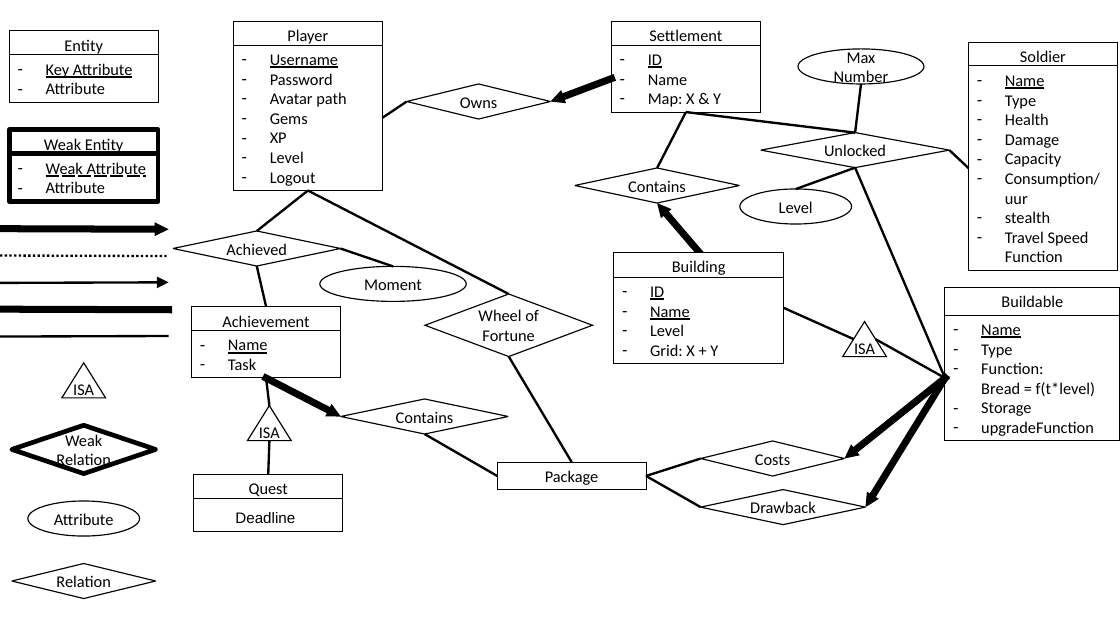
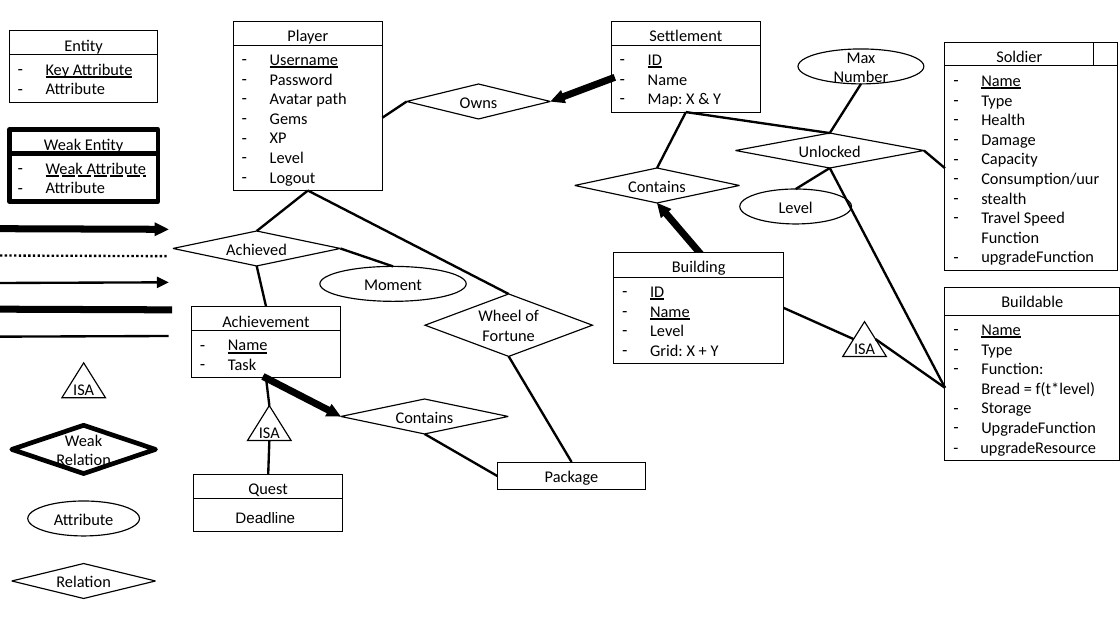
Before and after one commit to JeCheeseSmith/Clash-of-ppdb-s, a slide deck: slide 1 of documentation/database/ER-Diagram.pptx. Drawn at 1120x630 pixels with LibreOffice and Linux fonts; fonts in the diff are those of the drawing; background and template pictures are left out. Boxes give left, top, right and bottom in pixels: in the first picture for what was removed or moved away, otherwise in the second. Text is boxed around its words. In the diff, an @@ line names an element or a change of style, - is before the commit and + after.

```diff
--- a/documentation/database/ER-Diagram.pptx
+++ b/documentation/database/ER-Diagram.pptx
@@ rectangle added at [969, 42, 1117, 70], fill #FFFFFF, outline #000000 0 pt, 14 pt, text #000000 @@
+Entity
@@ line moved from (861, 84) - (855, 133) to (861, 84) - (830, 133) @@
@@ rectangle "Name": place and size @@
-rectangle "Name" at [969, 66, 1117, 271]
+rectangle "Name" at [945, 66, 1117, 271]
@@ line moved from (855, 133) - (686, 112) to (830, 133) - (686, 112) @@
@@ line moved from (796, 189) - (855, 168) to (796, 189) - (830, 168) @@
@@ line moved from (855, 168) - (945, 378) to (830, 168) - (945, 388) @@
@@ 1 rectangle, 1 diamond, 1 line: place and size @@
-1 rectangle, 1 diamond, 1 line at [761, 42, 1117, 168]
+1 rectangle, 1 diamond, 1 line at [736, 42, 1094, 168]
@@ text in rectangle at [981, 250, 1094, 265]: paragraph added @@
+– upgradeFunction
@@ rectangle "Name": place and size @@
-rectangle "Name" at [945, 315, 1120, 441]
+rectangle "Name" at [945, 315, 1120, 460]
@@ line moved from (875, 339) - (945, 378) to (875, 339) - (945, 388) @@
@@ arrow removed from (945, 378) to (844, 459) @@
@@ arrow removed from (945, 378) to (865, 507) @@
@@ diamond removed at [701, 441, 844, 476] @@
-Costs
@@ text in rectangle at [980, 421, 1096, 456]: text changed @@
-– upgradeFunction
+– UpgradeFunction
+- upgradeResource
@@ line removed from (701, 459) to (646, 476) @@
@@ line removed from (701, 507) to (646, 476) @@
@@ diamond removed at [701, 490, 865, 525] @@
-Drawback
```
Also in this commit, not shown: 3 other files.
